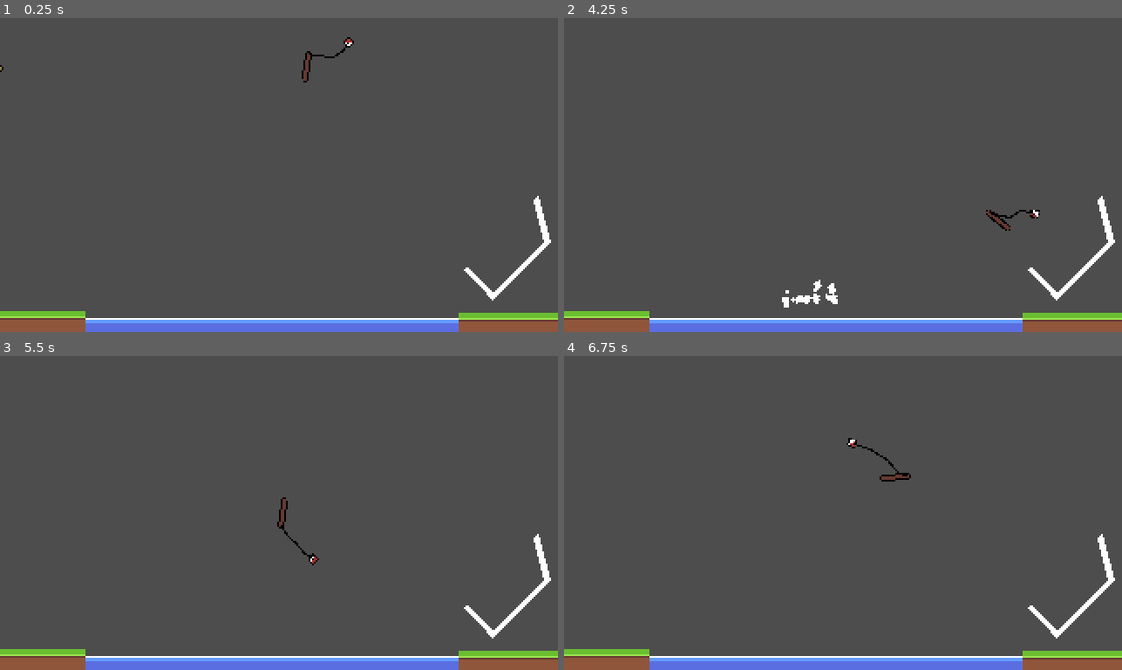
Above: before the commit, frames 1-4 (two rows, left to right).
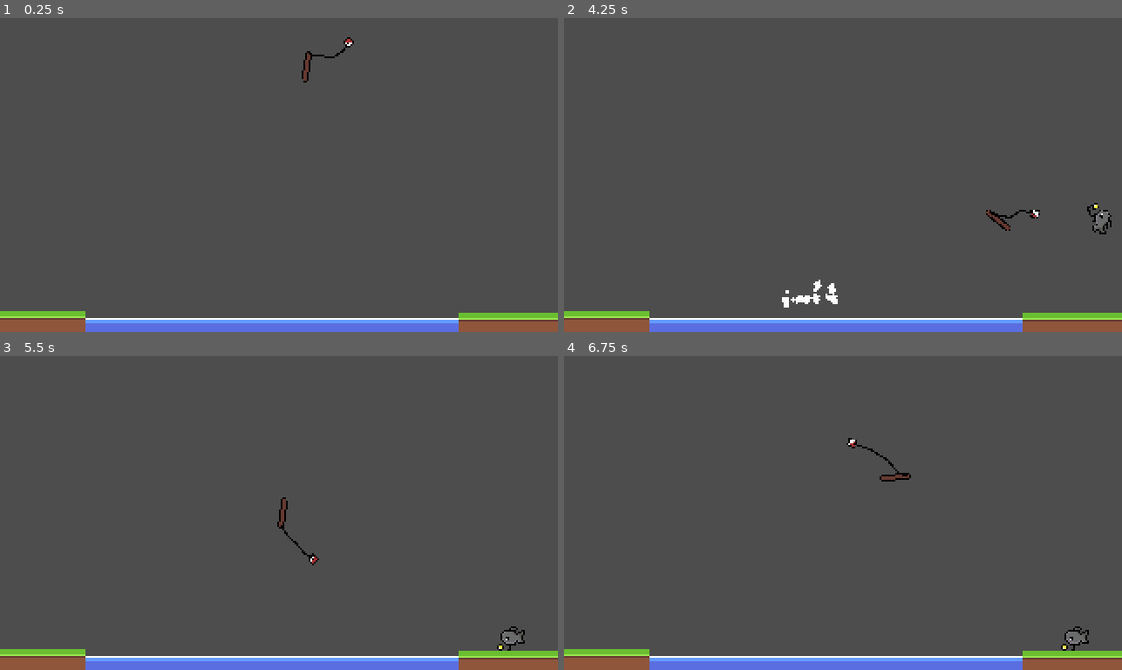
Above: after the commit, the same moments.

Repository: thomz12/LD58
Game: Godot game, scene res://scenes/main.tscn
The game is run twice, just before and just after one commit, with the same random seed, the same clock (stepped at 60 frames per second) and the same inputs.
Inputs (mouse positions are in pixels of both pictures, inside the frame that each line leads up to):
- Up to frame 1 (0.25 s): no input
- Up to frame 2 (4.25 s): move the mouse to (965, 159) at 0.52 s; move the mouse to (731, 190) at 1.27 s; move the mouse to (898, 105) at 2.02 s; move the mouse to (815, 237) at 2.77 s; move the mouse to (1010, 222) at 3.52 s
- Up to frame 3 (5.5 s): move the mouse to (111, 465) at 4.27 s; move the mouse to (306, 513) at 5.02 s
- Up to frame 4 (6.75 s): move the mouse to (759, 434) at 5.77 s; move the mouse to (965, 497) at 6.52 s

The runs differ from the first frame. In frame 1, 0.5% of the frame differs, in the area x 0-99%, y 15-90%; in frame 2, 0.6%; in frame 3, 0.7%, in the area x 83-99%, y 56-94%; in frame 4, 0.7%.

Commit message:
Removed bucket, added boundaries

Diff:
--- a/ld-58/scenes/main.tscn
+++ b/ld-58/scenes/main.tscn
@@ -1,9 +1,12 @@
-[gd_scene load_steps=8 format=3 uid="uid://bgjyxgqyuigc1"]
+[gd_scene load_steps=9 format=3 uid="uid://bgjyxgqyuigc1"]
 
 [ext_resource type="PackedScene" uid="uid://cxdp0ygjeeag3" path="res://scenes/fishing/rod.tscn" id="1_o5qli"]
 [ext_resource type="Texture2D" uid="uid://dlipgeh8lptfa" path="res://sprites/ground.png" id="2_0wfyh"]
 [ext_resource type="Texture2D" uid="uid://bh30bgc4emjgm" path="res://sprites/water.png" id="3_jyhfs"]
 [ext_resource type="Script" uid="uid://bvbvc15cva7lv" path="res://scripts/float_area.gd" id="5_tbgi4"]
+
+[sub_resource type="RectangleShape2D" id="RectangleShape2D_tefeu"]
+size = Vector2(20, 184)
 
 [sub_resource type="RectangleShape2D" id="RectangleShape2D_jyhfs"]
 size = Vector2(456, 20)
@@ -15,6 +18,24 @@
 size = Vector2(405.5, 188.5)
 
 [node name="Main" type="Node2D"]
+
+[node name="Boundaries" type="Node2D" parent="."]
+
+[node name="StaticBody2D" type="StaticBody2D" parent="Boundaries"]
+position = Vector2(-10, 0)
+
+[node name="CollisionShape2D" type="CollisionShape2D" parent="Boundaries/StaticBody2D"]
+position = Vector2(0, 92)
+shape = SubResource("RectangleShape2D_tefeu")
+debug_color = Color(0.96581644, 0, 0.48731834, 0.41960785)
+
+[node name="StaticBody2D2" type="StaticBody2D" parent="Boundaries"]
+position = Vector2(331, 0)
+
+[node name="CollisionShape2D" type="CollisionShape2D" parent="Boundaries/StaticBody2D2"]
+position = Vector2(0, 92)
+shape = SubResource("RectangleShape2D_tefeu")
+debug_color = Color(0.96581644, 0, 0.48731834, 0.41960785)
 
 [node name="Rod" parent="." instance=ExtResource("1_o5qli")]
 position = Vector2(207, -93)
@@ -80,15 +101,3 @@
 [node name="Shape" type="CollisionShape2D" parent="GroundArea2"]
 position = Vector2(-0.5, 82.5)
 shape = SubResource("RectangleShape2D_tbgi4")
-
-[node name="Node2D" type="Node2D" parent="."]
-position = Vector2(283.00003, 139)
-rotation = -0.76096356
-
-[node name="StaticBody2D" type="StaticBody2D" parent="Node2D"]
-
-[node name="CollisionPolygon2D" type="CollisionPolygon2D" parent="Node2D/StaticBody2D"]
-polygon = PackedVector2Array(40.102997, -8.76062, 27.897156, 12.757233, -13.102783, 13.759247, -12.93145, -8.171783, -16, -8, -16, 16, 30.793854, 15.515717, 44.344376, -8.864258)
-
-[node name="Polygon2D" type="Polygon2D" parent="Node2D"]
-polygon = PackedVector2Array(40.102997, -8.76062, 44.344376, -8.864258, 30.793854, 15.515717, -16, 16, -16, -8, -12.93145, -8.171783, -13.102783, 13.759247, 27.897156, 12.757233)
